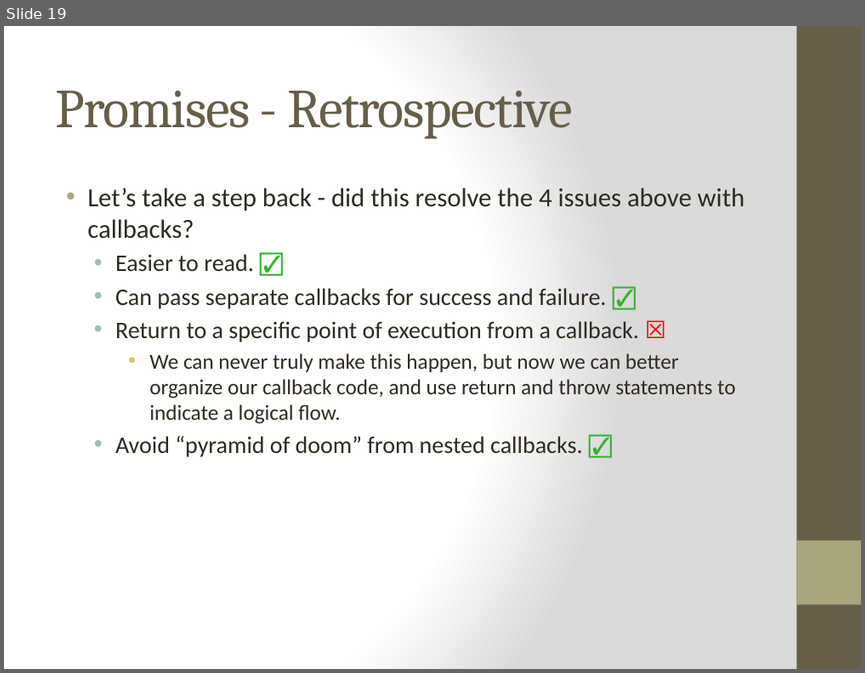
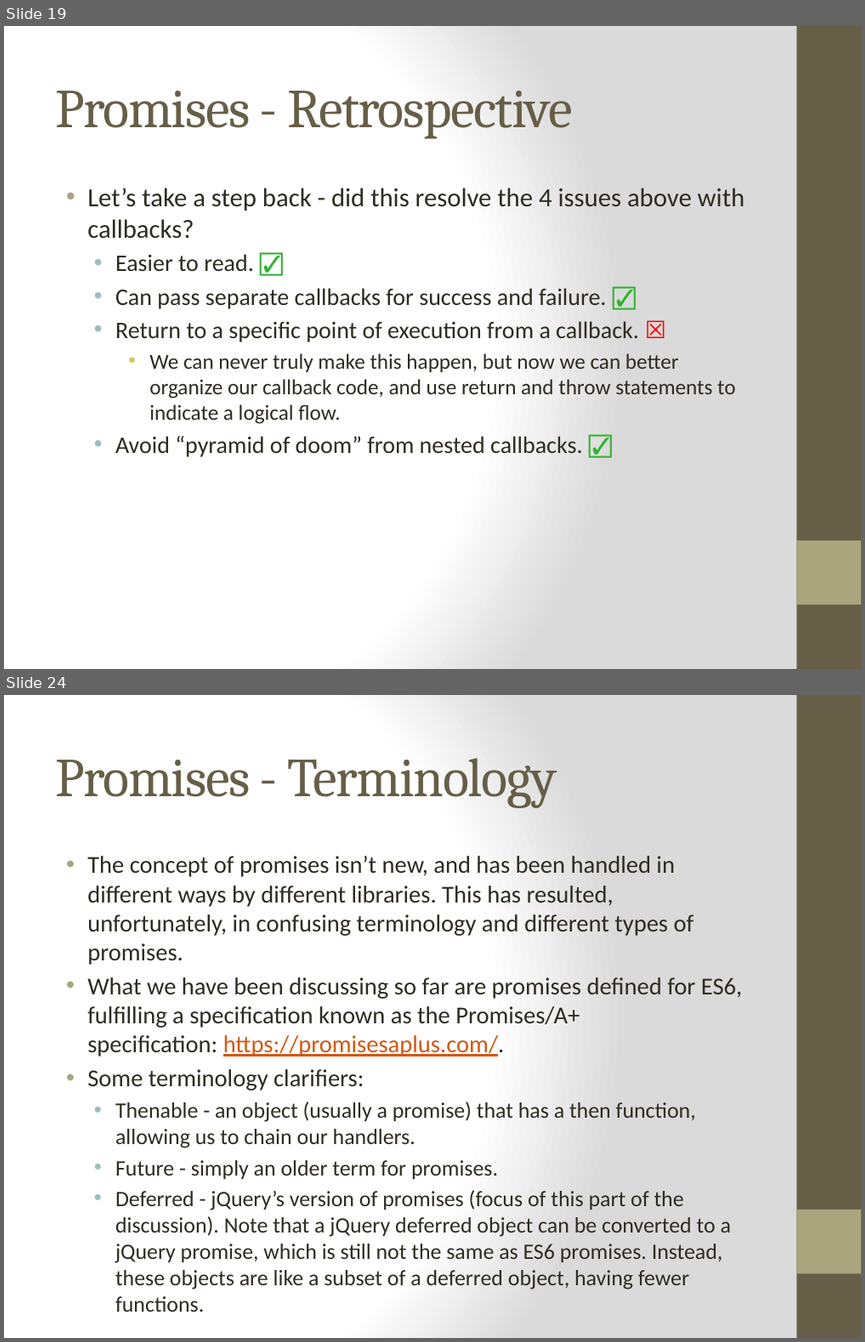
Before and after one commit to cheryly279/AsyncDiscussion, a slide deck: Async_Discussion_9_29_15.pptx. Shown one above the other, each under a label of ours: slide 19 before the commit, slides 19 and 24 after it; the slides between them are not shown. The pictures are 865x673 and 865x1342 pixels, drawn with LibreOffice and Linux fonts; fonts in the diff are those of the drawing. Boxes give left, top, right and bottom in pixels: in the first picture for what was removed or moved away, otherwise in the second. Text is boxed around its words. In the diff, an @@ line names an element or a change of style, - is before the commit and + after.

```diff
--- a/Async_Discussion_9_29_15.pptx
+++ b/Async_Discussion_9_29_15.pptx
@@ slide 24 added at [4,695,861,1338], background gradient #FFFFFF to #DADADA; not listed: 2 template elements that a slide beside it also shows @@
@@ title added at [55,758,556,808], 46 pt, text #675E47 @@
+Promises - Terminology
@@ text added at [87,856,742,1289], 18.5 pt, text #2F2B20 @@
+• The concept of promises isn’t new, and has been handled in different ways by different libraries. This has resulted, unfortunately, in confusing terminology and different types of promises.
+• What we have been discussing so far are promises defined for ES6, fulfilling a specification known as the Promises/A+ specification: https://promisesaplus.com/.
+• Some terminology clarifiers:
+  • Thenable - an object (usually a promise) that has a then function, allowing us to chain our handlers.
+  • Future - simply an older term for promises.
+  • Deferred - jQuery’s version of promises (focus of this part of the discussion). Note that a jQuery deferred object can be converted to a jQuery promise, which is still not the same as ES6 promises. Instead, these objects are like a subset of a deferred object, having fewer functions.
```
Also in this commit, not shown: 2 slides changed, 11 other slides added.
